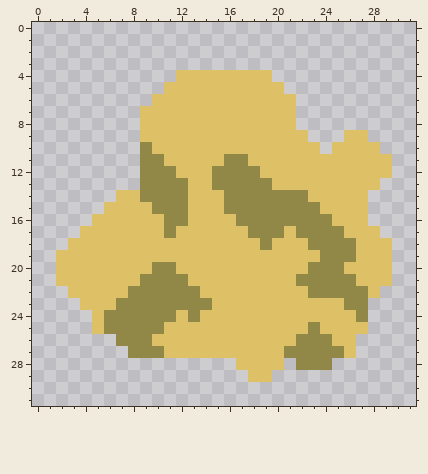
One commit to this pixel-art sprite: sprites/items/fat.png. Above is the file before it was changed.
The file is 32x32 pixels.
New version:
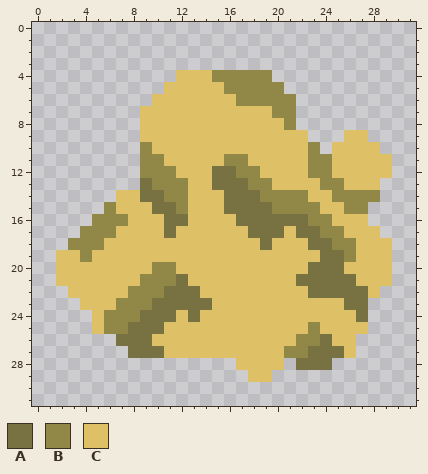
Palette (. is transparent): A #787243  B #918746  C #dec066
Change:
Colour A replaces colour B in row 12 at x 15 to 16; in row 13 at x 9 and 15 to 17; in row 14 at x 9 to 10 and 16 to 18; in row 15 at x 10 to 11 and 16 to 19; in row 16 at x 11 to 12 and 17 to 22; in row 17 at x 11, 18 to 20 and 22 to 23.
Colour A replaces colour B in row 18 at x 19 and 23 to 24; in row 19 at x 24 to 25; in row 20 at x 23 to 25; in row 21 at x 12 and 22 to 26; in row 22 at x 11 to 13 and 23 to 27; in row 23 at x 10 to 14 and 26 to 27.
Colour A replaces colour B in row 24 at x 9 to 11, 13 and 27; in row 25 at x 8 to 10; in row 26 at x 7 to 9 and 24; in row 27 at x 8 to 10 and 23 to 25; in row 28 at x 22 to 24.
Colour B is added in row 14 at x 28.
Colour B replaces colour C in row 4 at x 15 to 19; in row 5 at x 16 to 20; in row 6 at x 17 to 21; in row 7 at x 20 to 21; in row 8 at x 21; in row 10 at x 23.
Colour B replaces colour C in rows 11 to 12 at x 23 to 24; in row 13 at x 24 to 25; in row 14 at x 25 to 27; in row 15 at x 6 and 26 to 27; in row 16 at x 5 to 7; in row 17 at x 4 to 6.
Colour B replaces colour C in row 18 at x 3 to 5; in row 19 at x 4.
Boxes around the changes in both pictures, in picture pixels (x1, y1, x2, y2):
changed: (68, 70, 380, 370)
